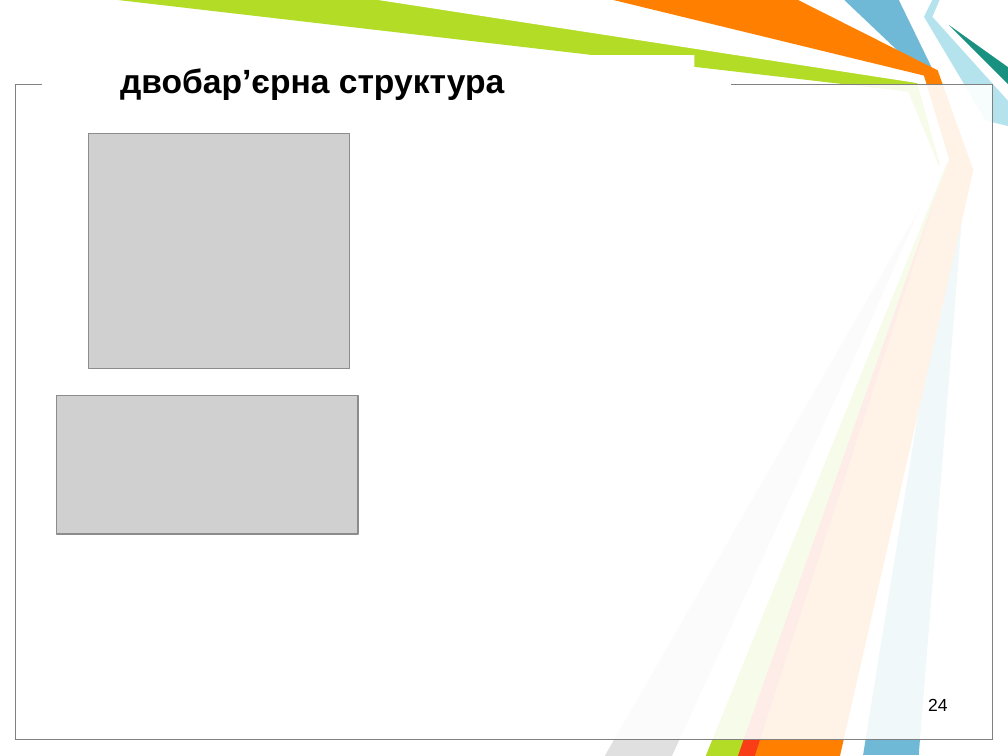
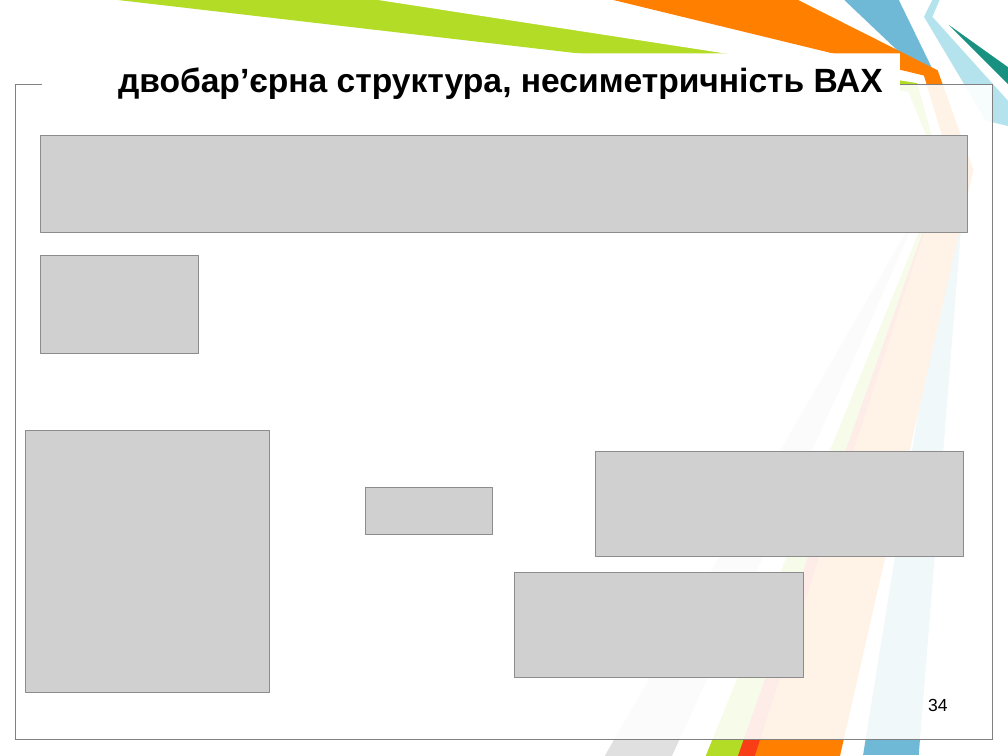
Before and after one commit to l432/NMK, a slide deck: slide 34 of Lecture/Nanoelectronika/Present/NanoelectronV2.ppt (slide 24 before the commit). Drawn at 1008x756 pixels with LibreOffice and Linux fonts; fonts in the diff are those of the drawing; grey boxes stand for pictures; background and template pictures are left out. Boxes give left, top, right and bottom in pixels: in the first picture for what was removed or moved away, otherwise in the second. Text is boxed around its words. In the diff, an @@ line names an element or a change of style, - is before the commit and + after.

```diff
--- a/Lecture/Nanoelectronika/Present/NanoelectronV2.ppt
+++ b/Lecture/Nanoelectronika/Present/NanoelectronV2.ppt
@@ text at (x1=118, y1=67, x2=883, y2=99): text changed @@
-двобар’єрна структура
+двобар’єрна структура, несиметричність ВАХ
@@ picture added at (x1=40, y1=136, x2=967, y2=233) @@
@@ picture resized from (x1=89, y1=133, x2=349, y2=368) to (x1=40, y1=255, x2=199, y2=354) @@
@@ picture resized from (x1=56, y1=395, x2=358, y2=533) to (x1=25, y1=430, x2=269, y2=692) @@
@@ picture added at (x1=596, y1=452, x2=964, y2=556) @@
@@ picture added at (x1=366, y1=487, x2=493, y2=534) @@
@@ picture added at (x1=514, y1=573, x2=802, y2=677) @@
@@ page number at (x1=928, y1=698, x2=947, y2=711): text changed @@
-24
+34
```
Also in this commit, not shown: 5 other slides changed, 22 slides added, 3 slides removed.
